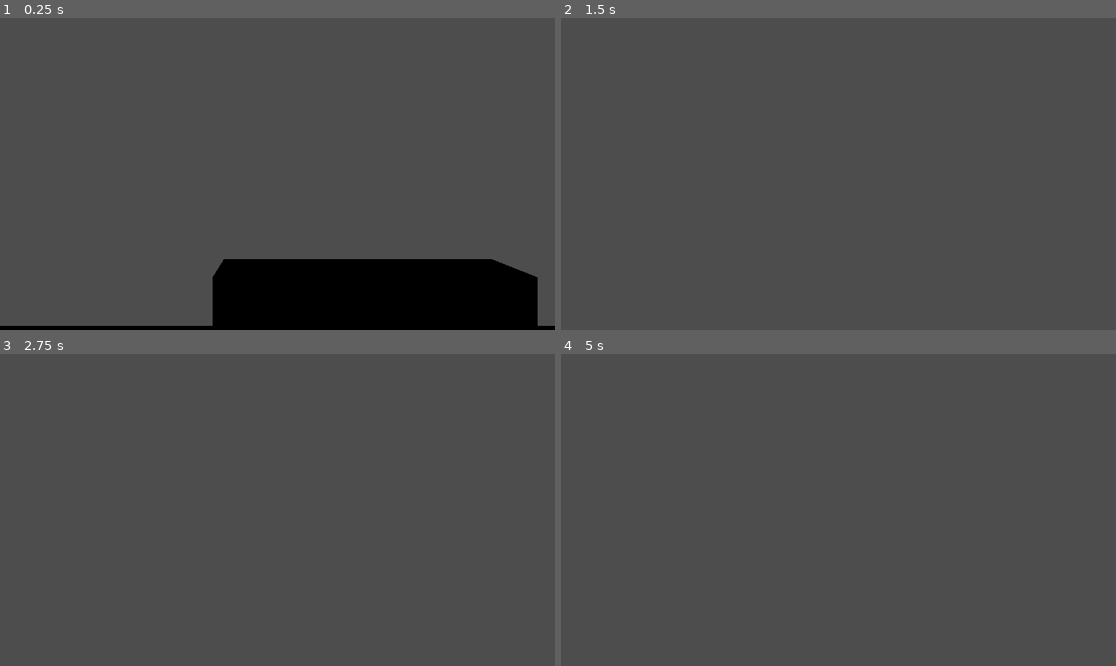
Above: before the commit, frames 1-4 (two rows, left to right).
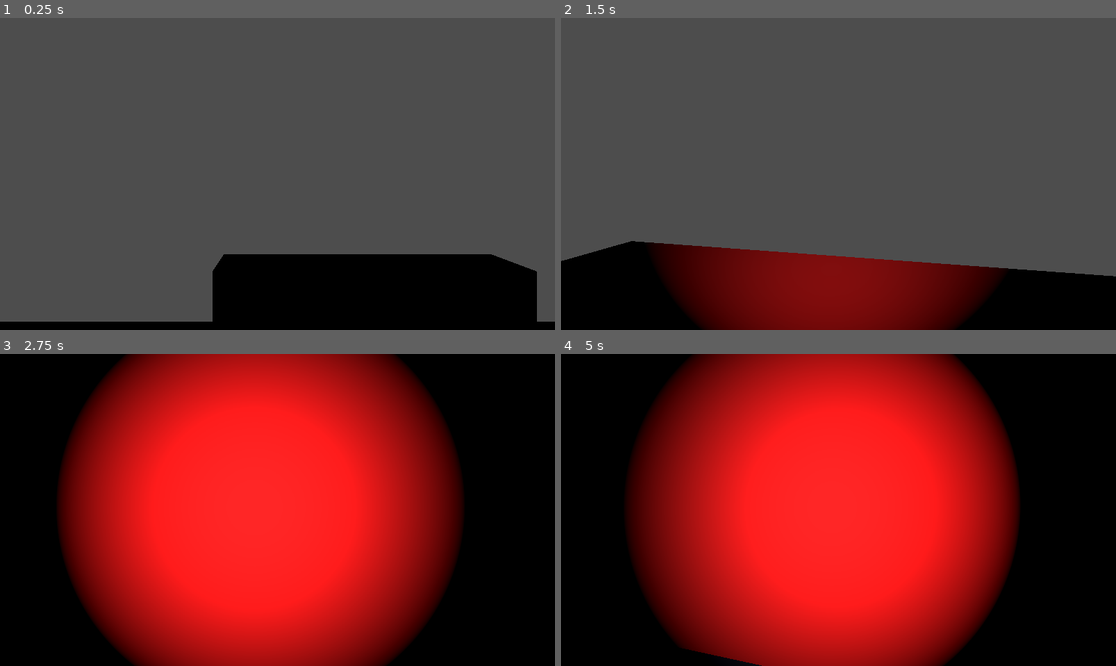
Above: after the commit, the same moments.

Repository: FoxeIT/FNAS
Game: Godot game, scene res://Scenes/biggayytest.tscn
Two runs of this game, one before a commit and one after it. Both use one fixed random seed, a clock stepped at 60 frames per second and the inputs below.
Inputs (mouse positions are in pixels of both pictures, inside the frame that each line leads up to):
- Up to frame 1 (0.25 s): no input
- Up to frame 2 (1.5 s): tap Enter (ui_accept) at 0.5, 0.77 s; move the mouse to (866, 174) at 0.52 s; hold Up (ui_up) from 0.53 s (still down); move the mouse to (810, 174) at 1.27 s
- Up to frame 3 (2.75 s): keep holding Up (ui_up); tap Enter (ui_accept) at 1.52 s; move the mouse to (288, 503) at 2.02 s
- Up to frame 4 (5 s): keep holding Up (ui_up); tap Enter (ui_accept) at 2.75, 3.02, 3.77, 4.52 s; move the mouse to (832, 516) at 2.77 s; move the mouse to (877, 513) at 3.52 s; move the mouse to (794, 506) at 4.27 s

The runs differ from the first frame. In frame 1, 1.5% of the frame differs, in the area x 0-100%, y 75-99%; in frame 2, 23%; in frame 3, 100%, in the area x 0-100%, y 0-100%; in frame 4, 100%.

Commit message:
main menu, player
usunięto szkołę (nie jest amerikan)
zmieniono grawitację gracza i jego hitboxy

Diff:
--- a/fnas/Player.tscn
+++ b/fnas/Player.tscn
@@ -1,9 +1,6 @@
 [gd_scene format=3 uid="uid://m3uvedbq737d"]
 
 [ext_resource type="Script" uid="uid://ckg8quqjrw4xs" path="res://player.gd" id="1_xhfnw"]
-
-[sub_resource type="BoxShape3D" id="BoxShape3D_xhfnw"]
-size = Vector3(1, 1.6201172, 1)
 
 [sub_resource type="CapsuleShape3D" id="CapsuleShape3D_xhfnw"]
 
@@ -16,13 +13,10 @@
 [node name="CharacterBody3D" type="CharacterBody3D" unique_id=1152790506]
 script = ExtResource("1_xhfnw")
 
-[node name="CollisionShape3D2" type="CollisionShape3D" parent="." unique_id=1767192726]
-transform = Transform3D(1, 0, 0, 0, 1, 0, 0, 0, 1, 0, 1.4469414, 0)
-shape = SubResource("BoxShape3D_xhfnw")
-
 [node name="CollisionShape3D" type="CollisionShape3D" parent="." unique_id=976775647]
 transform = Transform3D(1, 0, 0, 0, 1, 0, 0, 0, 1, 0, 3.0716476, 0)
 shape = SubResource("CapsuleShape3D_xhfnw")
+debug_color = Color(0, 0.6, 0.69803923, 1)
 
 [node name="Camera3D" type="Camera3D" parent="." unique_id=1833594380]
 transform = Transform3D(1, 0, 0, 0, 1, 0, 0, 0, 1, 0.05044447, 3.4396524, 0)
@@ -31,5 +25,5 @@
 transform = Transform3D(1, 0, 0, 0, 1, 0, 0, 0, 1, -0.041994438, 0.008941889, 0)
 
 [node name="MeshInstance3D" type="MeshInstance3D" parent="." unique_id=667114173]
-transform = Transform3D(1, 0, 0, 0, 1.633878, 0, 0, 0, 1, 0, 1.4977052, 0)
+transform = Transform3D(1, 0, 0, 0, 1.633878, 0, 0, 0, 1, 0, 3.073519, 0)
 mesh = SubResource("BoxMesh_xhfnw")
--- a/fnas/Scenes/biggayytest.tscn
+++ b/fnas/Scenes/biggayytest.tscn
@@ -29,7 +29,7 @@
 transform = Transform3D(1, 0, 0, 0, 1, 0, 0, 0, 1, -0.011991024, 0, 0)
 
 [node name="Player" parent="." unique_id=1152790506 instance=ExtResource("1_xv8uw")]
-transform = Transform3D(1, 0, 0, 0, 1, 0, 0, 0, 1, 0, 2.08904, 0)
+transform = Transform3D(1, 0, 0, 0, 1, 0, 0, 0, 1, 0.0041952133, 2.0728433, 0.006547928)
 
 [node name="StaticBody3D3" type="StaticBody3D" parent="." unique_id=1145885799]
 transform = Transform3D(7.966189, 0, 0, 0, 1.2500067, 0, 0, 0, 1.0819868, 2.4406574, 7.34951, -5.518387)
--- a/fnas/player.gd
+++ b/fnas/player.gd
@@ -30,7 +30,7 @@
 
 	# Grawitacja
 	if not is_on_floor():
-		velocity += get_gravity() * delta
+		velocity += get_gravity() * 1.5 * delta
 
 	# Skok
 	if Input.is_action_just_pressed("ui_accept") and is_on_floor():
--- a/fnas/project.godot
+++ b/fnas/project.godot
@@ -53,6 +53,7 @@
 [physics]
 
 3d/physics_engine="Jolt Physics"
+3d/default_gravity=9.345999999999997
 
 [rendering]
 
--- a/fnas/sceny/mainmenu.tscn
+++ b/fnas/sceny/mainmenu.tscn
@@ -4,7 +4,6 @@
 [ext_resource type="Environment" uid="uid://dcdroajb71khn" path="res://assety/mainmenuenv.tres" id="1_tudpt"]
 [ext_resource type="Texture2D" uid="uid://k2ucl5jj8wlf" path="res://assety/textures/worn_asphalt_nor_gl_2k.png" id="2_bs6s4"]
 [ext_resource type="Texture2D" uid="uid://kt5xahxupe1l" path="res://assety/textures/worn_asphalt_rough_2k.png" id="2_it37i"]
-[ext_resource type="ArrayMesh" uid="uid://sen18sh404db" path="res://assety/school_background.obj" id="5_bs6s4"]
 [ext_resource type="Script" uid="uid://27hqlhv8ejrb" path="res://sceny/spot_light_3d.gd" id="6_6alau"]
 
 [sub_resource type="StandardMaterial3D" id="StandardMaterial3D_bs6s4"]
@@ -17,9 +16,6 @@
 normal_texture = ExtResource("2_bs6s4")
 
 [sub_resource type="BoxMesh" id="BoxMesh_6vml4"]
-
-[sub_resource type="StandardMaterial3D" id="StandardMaterial3D_6alau"]
-albedo_color = Color(0.22527912, 0.20684192, 0.17095643, 1)
 
 [node name="Control" type="Control" unique_id=640720380]
 layout_mode = 3
@@ -75,11 +71,6 @@
 [node name="WorldEnvironment" type="WorldEnvironment" parent="Node3D" unique_id=1141254968]
 environment = ExtResource("1_tudpt")
 
-[node name="SchoolBackground" type="MeshInstance3D" parent="Node3D" unique_id=1033115693]
-transform = Transform3D(1, 0, 0, 0, 1, 0, 0, 0, 1, -5.4260445, 0.77595687, -7.7477064)
-material_override = SubResource("StandardMaterial3D_6alau")
-mesh = ExtResource("5_bs6s4")
-
 [node name="SpotLight3D" type="SpotLight3D" parent="Node3D" unique_id=1078064712]
 transform = Transform3D(1, 0, 0, 0, 1, 0, 0, 0, 1, 0, 0, 0.5309417)
 light_color = Color(0.7347495, 0.45410246, 0.18890837, 1)
Not shown, removed: fnas/assety/school_background.obj
Not shown, removed: fnas/assety/school_background.obj.import
Not shown, removed: school_background.blend
